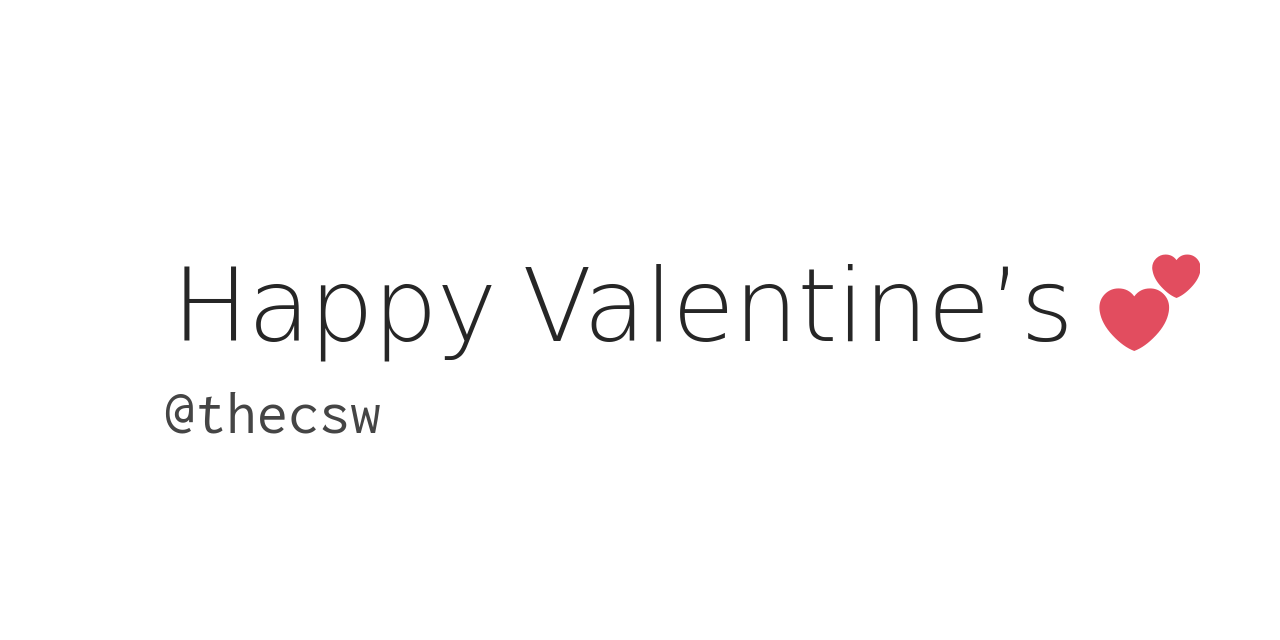
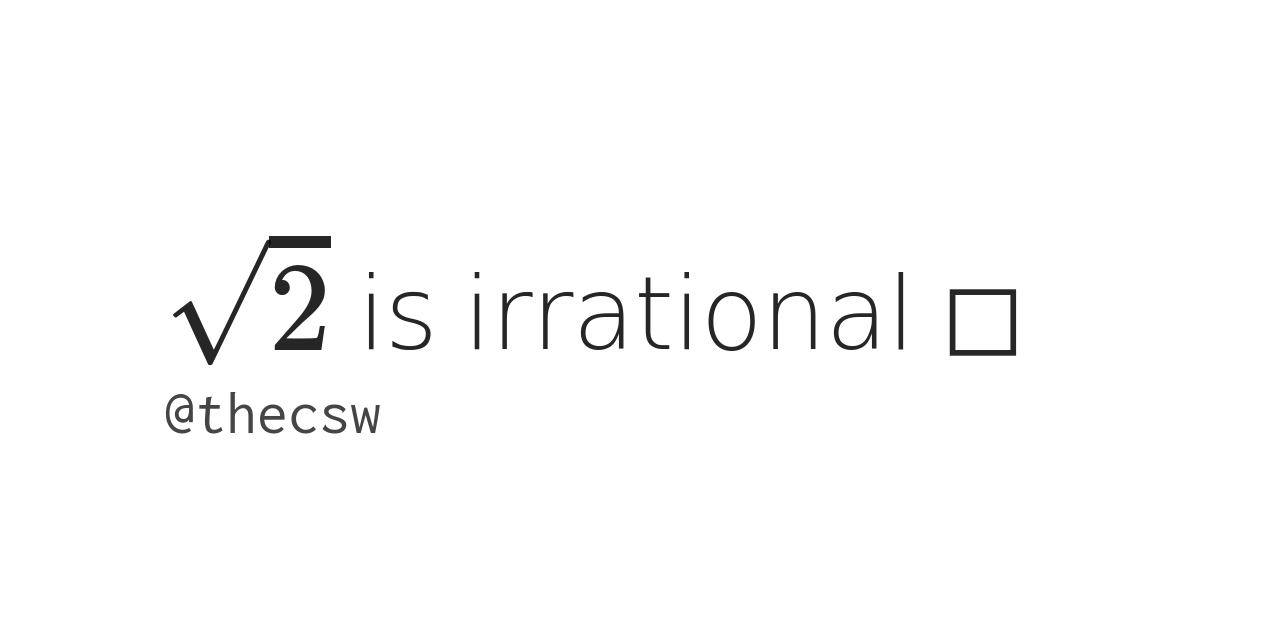
Layer changes from the first w=1280, h=640 image to the second:
added group "sqrt2" with 2 layers above "happy valentines" over (173, 236, 1042, 366)
added layer "DeepinScreenshot_select-area_20200220231202.png" in group "sqrt2" over (173, 236, 1042, 366)
hid group "happy valentines" (2 layers) over (173, 249, 1200, 366)
